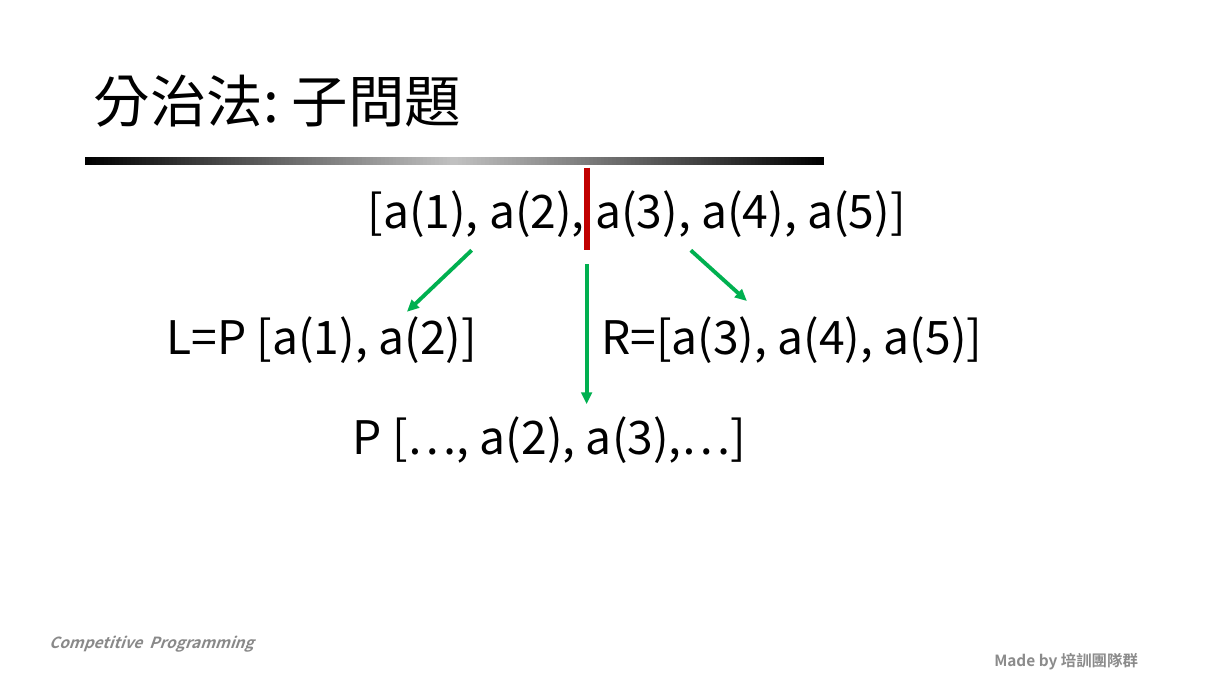
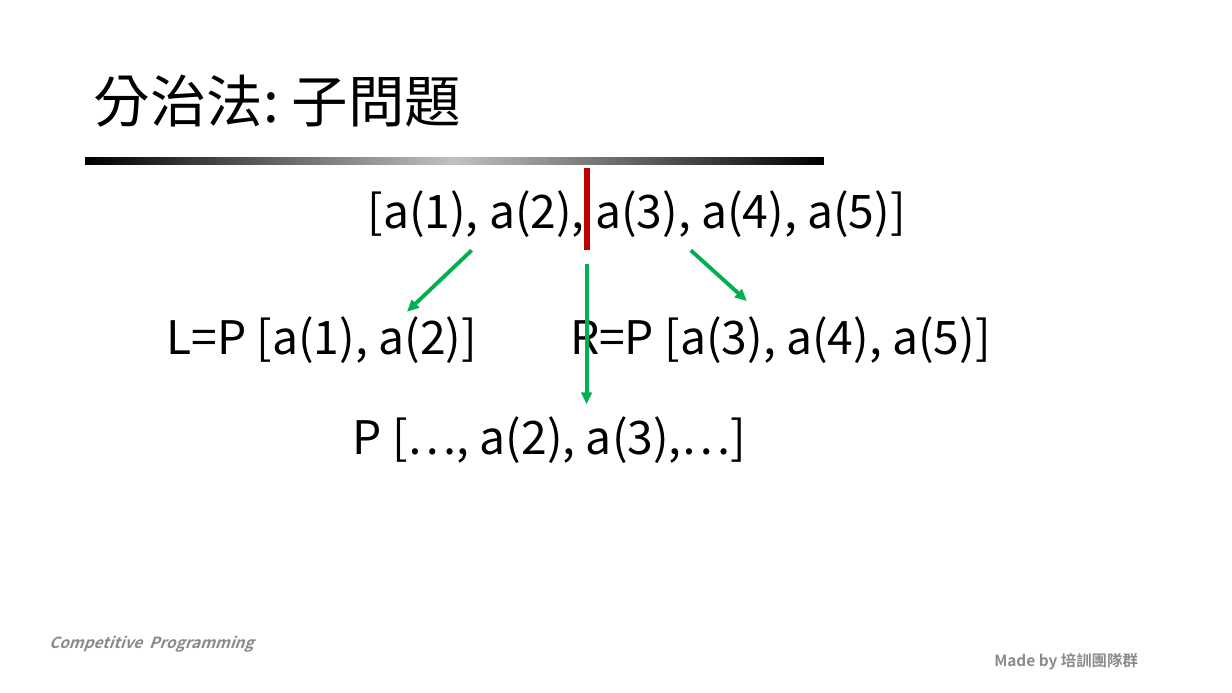
Before and after one commit to NCKUACM-Notes/nckuacm.github.io, a slide deck: slide 101 of 2019/slides/week2_1.pptx. Drawn at 1232x693 pixels with LibreOffice and Linux fonts; fonts in the diff are those of the drawing; background and template pictures are left out. Boxes give left, top, right and bottom in pixels: in the first picture for what was removed or moved away, otherwise in the second. Text is boxed around its words. In the diff, an @@ line names an element or a change of style, - is before the commit and + after.

```diff
--- a/2019/slides/week2_1.pptx
+++ b/2019/slides/week2_1.pptx
@@ text at [166,307,990,463]: text changed @@
-L=P [a(1), a(2)] R=[a(3), a(4), a(5)]
-P […, a(2), a(3),…]
+L=P [a(1), a(2)] R=P [a(3), a(4), a(5)]
+P […, a(2), a(3),…]
```
Also in this commit, not shown: 5 other slides changed, 1 other file.
